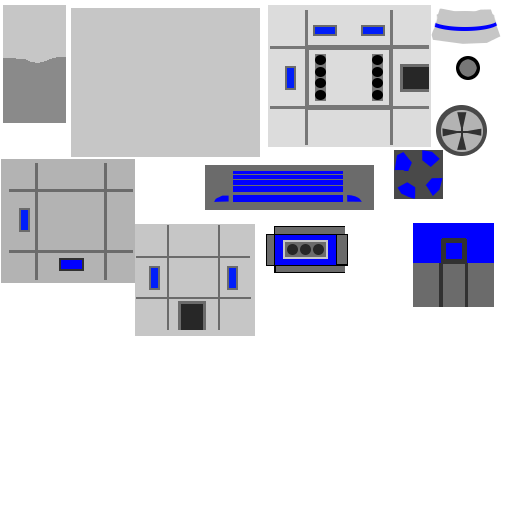
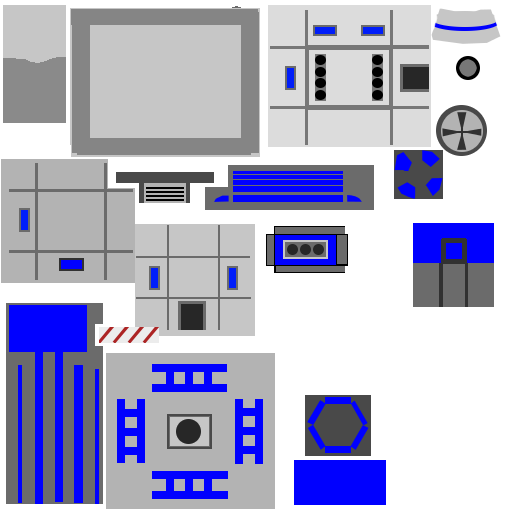
The second 512 x 512 image is a revision of the first. Changes to its layers:
painted on "Block2" over [108,159,135,188]
painted on "Block2 roof" over [205,165,228,187]
added layer "Block2 door" above "uv_Block1.png" over [116,172,214,203]
added layer "Crane" above "uv_Crane ground.png" over [6,303,386,509]
added layer "Crane ground" above "uv_Block3.png" over [305,395,371,456]
painted on "Block3" over [135,327,158,336]
painted on "Ground" over [70,6,259,155]
